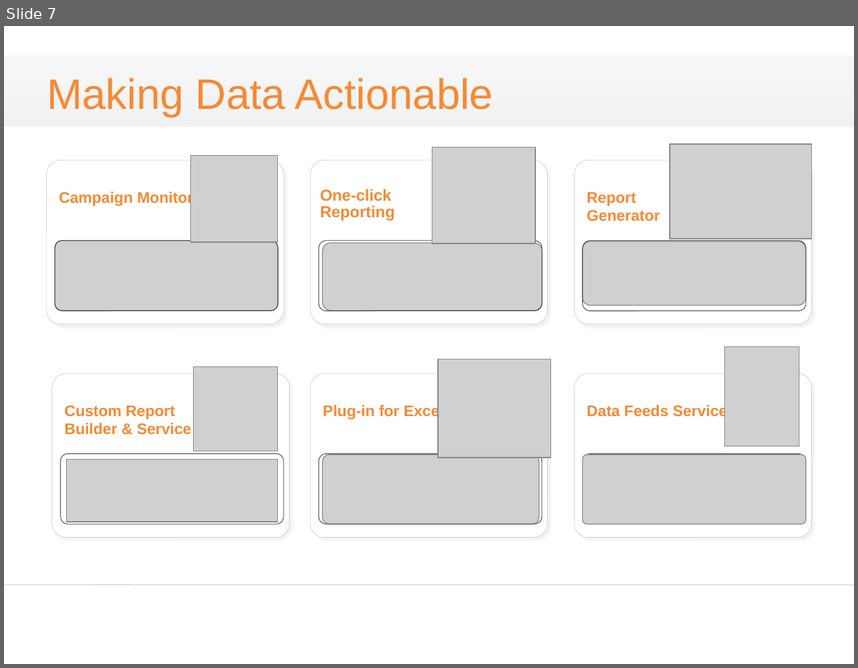
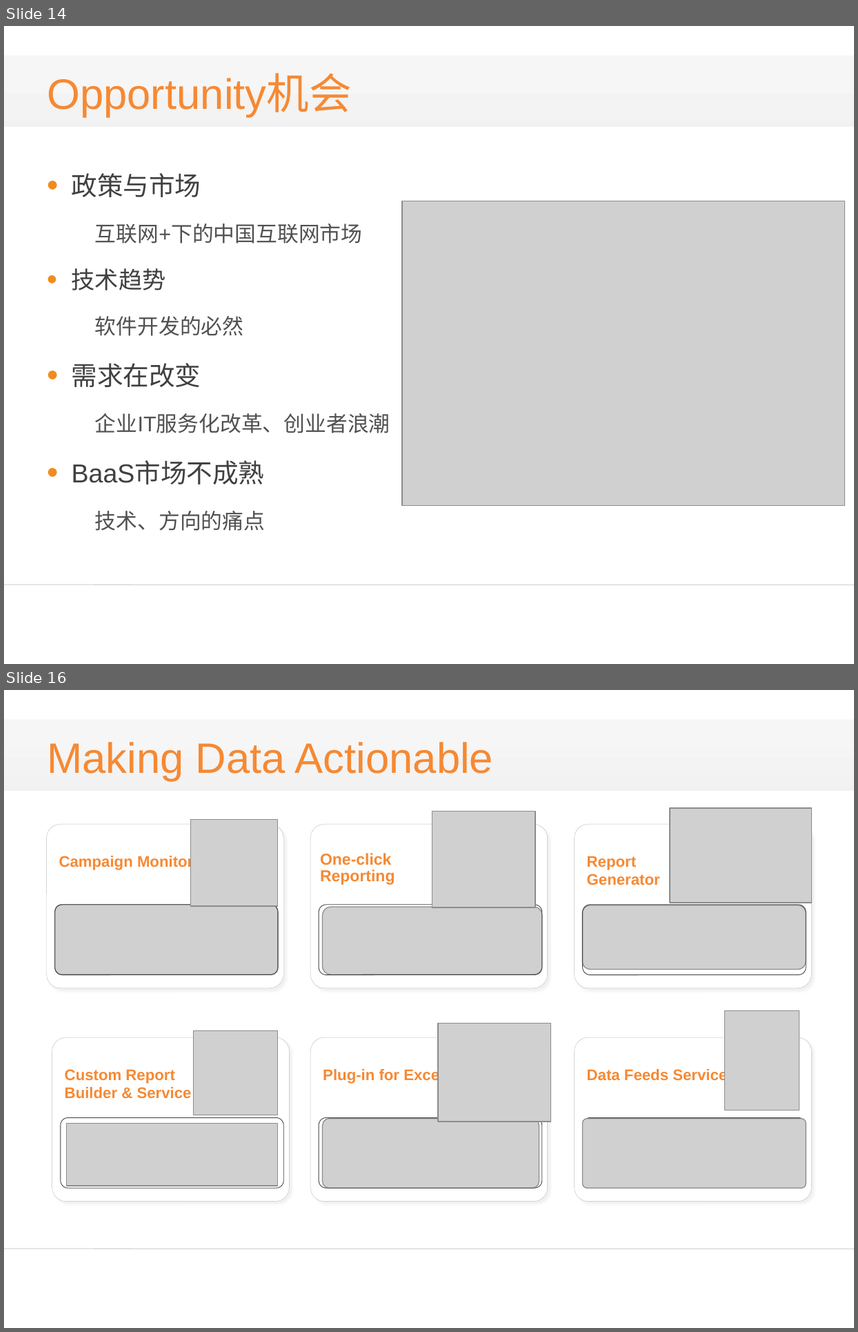
Before and after one commit to alucard263096/BP, a slide deck: bp3.pptx. Shown one above the other, each under a label of ours: slide 7 before the commit, slides 14 and 16 after it; the slides between them are not shown. The pictures are 858x668 and 858x1332 pixels, drawn with LibreOffice and Linux fonts; fonts in the diff are those of the drawing; grey boxes stand for pictures; background and template pictures are left out. Boxes give left, top, right and bottom in pixels: in the first picture for what was removed or moved away, otherwise in the second. Text is boxed around its words. In the diff, an @@ line names an element or a change of style, - is before the commit and + after.

```diff
--- a/bp3.pptx
+++ b/bp3.pptx
@@ slide 14 added at bbox=[4, 26, 854, 664], background #FFFFFF; not listed: 1 template element that a slide beside it also shows @@
@@ rectangle added at bbox=[4, 56, 854, 126], fill gradient #141414 @@
@@ title added at bbox=[47, 75, 352, 117], 36 pt, text #F68933 @@
+Opportunity机会
@@ text added at bbox=[72, 173, 390, 530], 18 pt, text #515151 @@
+• 政策与市场
+  互联网+下的中国互联网市场
+• 技术趋势
+  软件开发的必然
+• 需求在改变
+  企业IT服务化改革、创业者浪潮
+• BaaS市场不成熟
+  技术、方向的痛点
@@ picture added at bbox=[402, 201, 844, 506] @@
@@ what was slide 7 is now slide 16 @@
```
Also in this commit, not shown: 12 slides changed, 9 other slides added, 2 slides removed.
